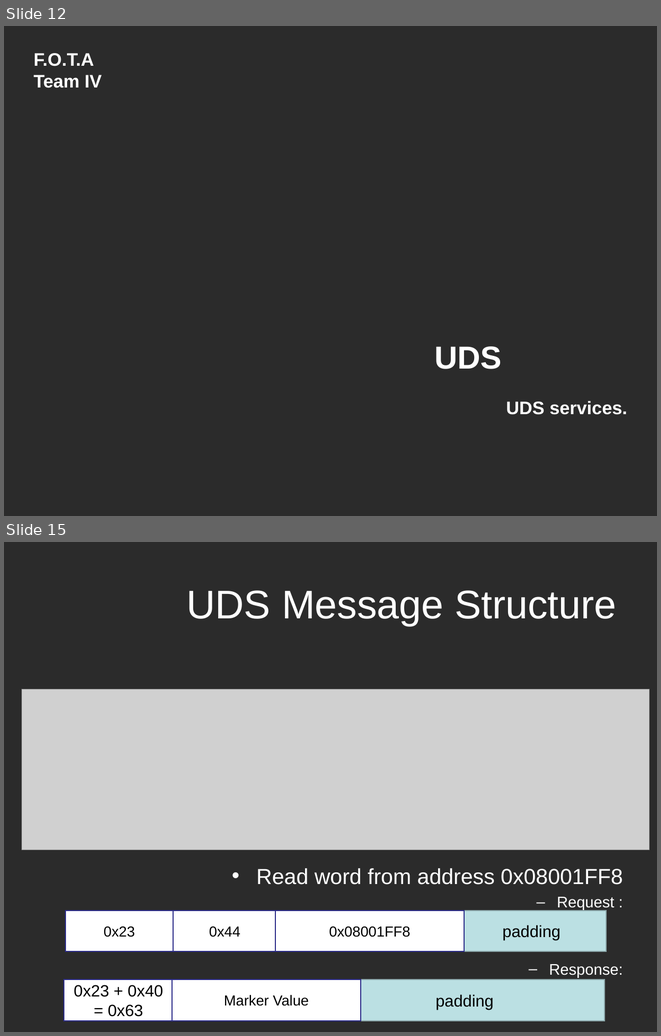
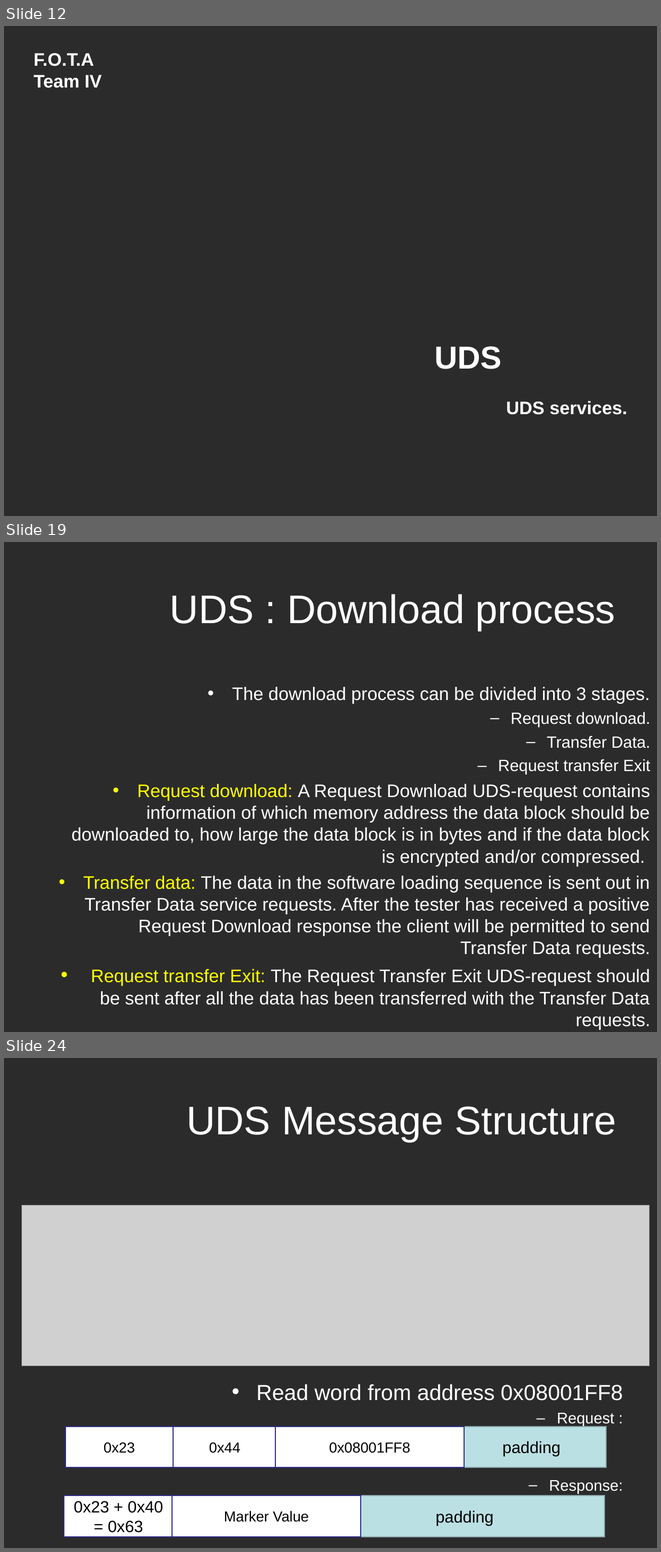
Before and after one commit to Marcelle-Samir/Firmware_Over_The_Air, a slide deck: project Documentation/Second week/Search-UDS.ppt. Shown one above the other, each under a label of ours: slides 12 and 15 before the commit, slides 12, 19 and 24 after it; the slides between them are not shown. The pictures are 661x1036 and 661x1552 pixels, drawn with LibreOffice and Linux fonts; fonts in the diff are those of the drawing; grey boxes stand for pictures; background and template pictures are left out; a plain dark background stands for a picture behind light text. Boxes give left, top, right and bottom in pixels: in the first picture for what was removed or moved away, otherwise in the second. Text is boxed around its words. In the diff, an @@ line names an element or a change of style, - is before the commit and + after.

```diff
--- a/project Documentation/Second week/Search-UDS.ppt
+++ b/project Documentation/Second week/Search-UDS.ppt
@@ slide 19 added at box(4, 542, 657, 1032), background picture (left out) @@
@@ title added at box(170, 594, 616, 631), 44 pt, text #FFFFFF @@
+UDS : Download process
@@ text added at box(71, 687, 651, 1030), 20 pt, text #FFFFFF @@
+• The download process can be divided into 3 stages.
+  – Request download.
+  – Transfer Data.
+  – Request transfer Exit
+• Request download: A Request Download UDS-request contains information of which memory address the data block should be downloaded to, how large the data block is in bytes and if the data block is encrypted and/or compressed.
+• Transfer data: The data in the software loading sequence is sent out in Transfer Data service requests. After the tester has received a positive Request Download response the client will be permitted to send Transfer Data requests.
+• Request transfer Exit: The Request Transfer Exit UDS-request should be sent after all the data has been transferred with the Transfer Data requests.
@@ what was slide 15 is now slide 24 @@
```
Also in this commit, not shown: 4 slides changed, 8 other slides added, 1 other file.
